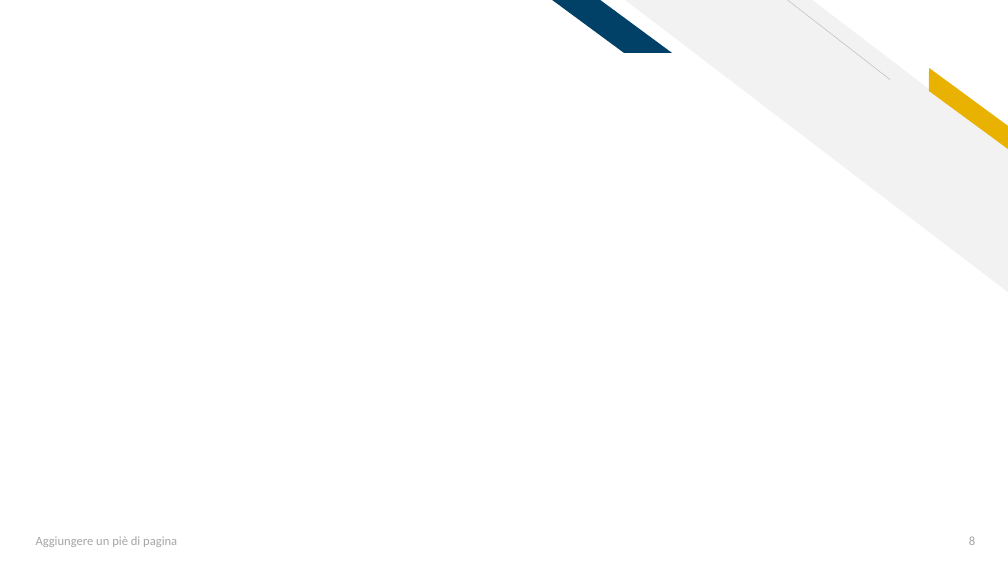
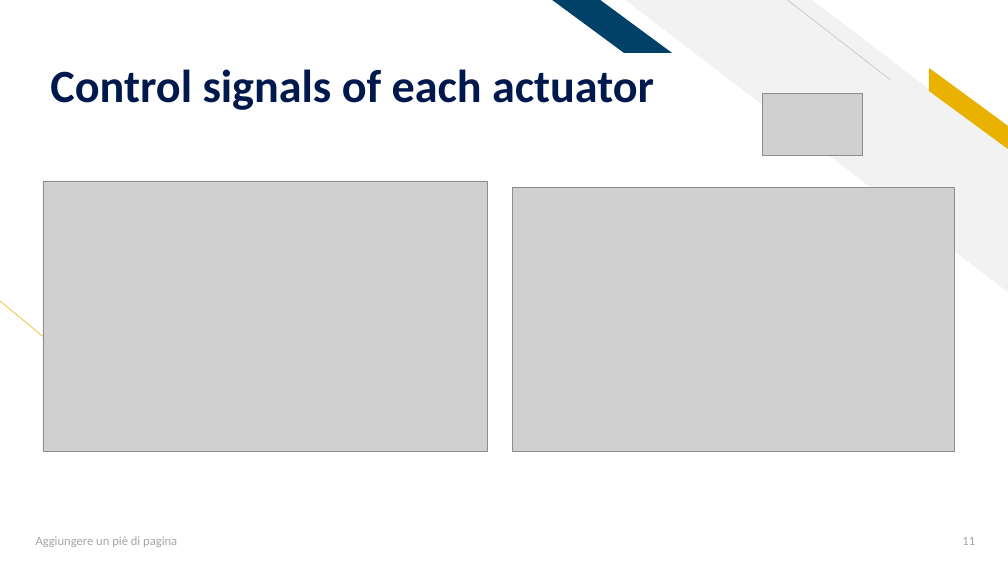
Before and after one commit to AleFire99/AES-git-repo, a slide deck: slide 11 of Aes_Project_2021_2022.pptx (slide 8 before the commit). Drawn at 1008x567 pixels with LibreOffice and Linux fonts; fonts in the diff are those of the drawing; grey boxes stand for pictures. Boxes give left, top, right and bottom in pixels: in the first picture for what was removed or moved away, otherwise in the second. Text is boxed around its words. In the diff, an @@ line names an element or a change of style, - is before the commit and + after.

```diff
--- a/Aes_Project_2021_2022.pptx
+++ b/Aes_Project_2021_2022.pptx
@@ title added at box(50, 69, 654, 110), 44 pt, text #00194C, bold @@
+Control signals of each actuator
@@ picture added at box(763, 93, 863, 156) @@
@@ picture added at box(43, 181, 488, 451) @@
@@ picture added at box(513, 188, 954, 451) @@
@@ line added from (157, 430) to (0, 300), #EAB200 0.5 pt @@
@@ page number at box(962, 537, 975, 545): text changed @@
-8
+11
```
Also in this commit, not shown: 13 other slides changed, 4 slides added, 1 slide removed, 2 other files.
